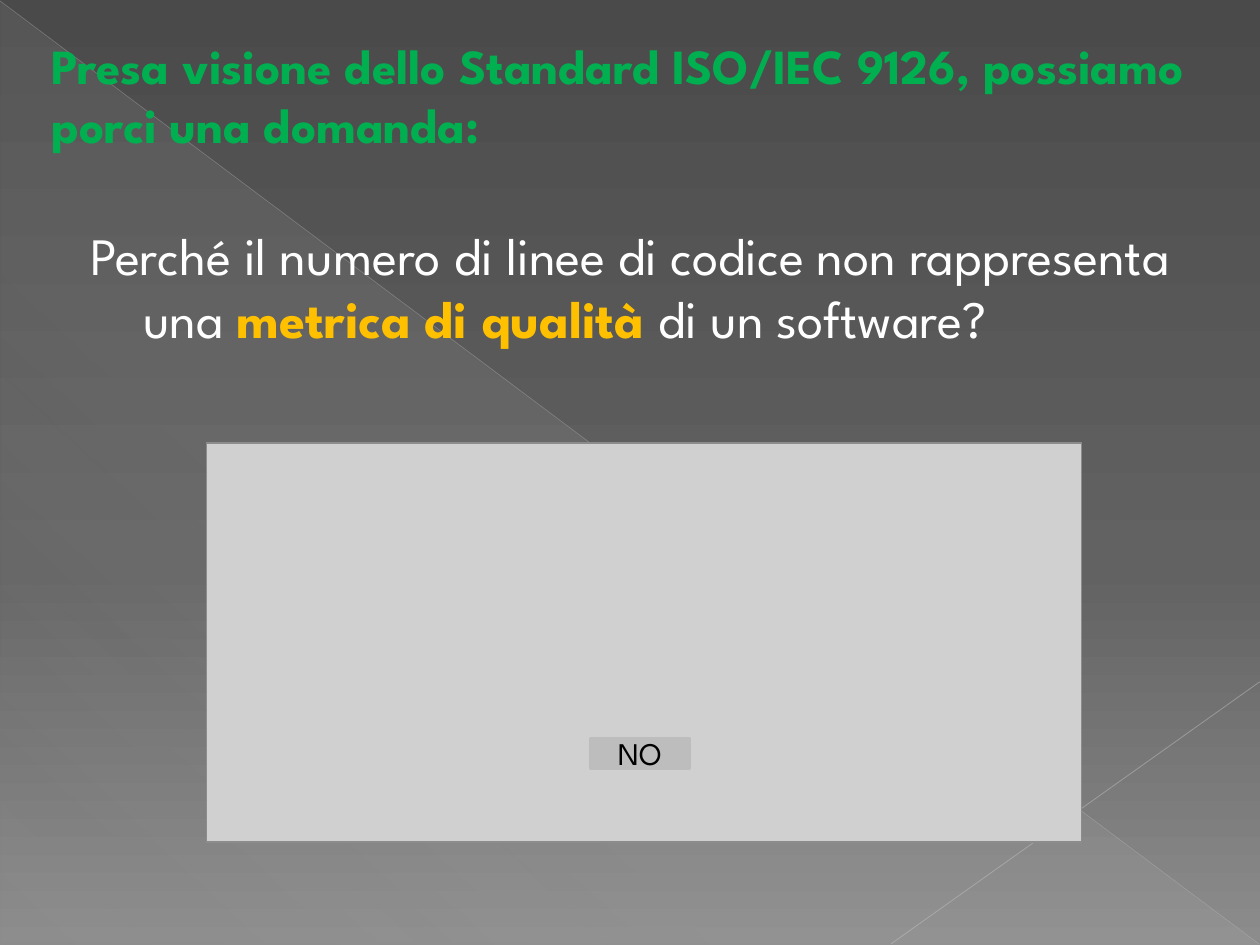
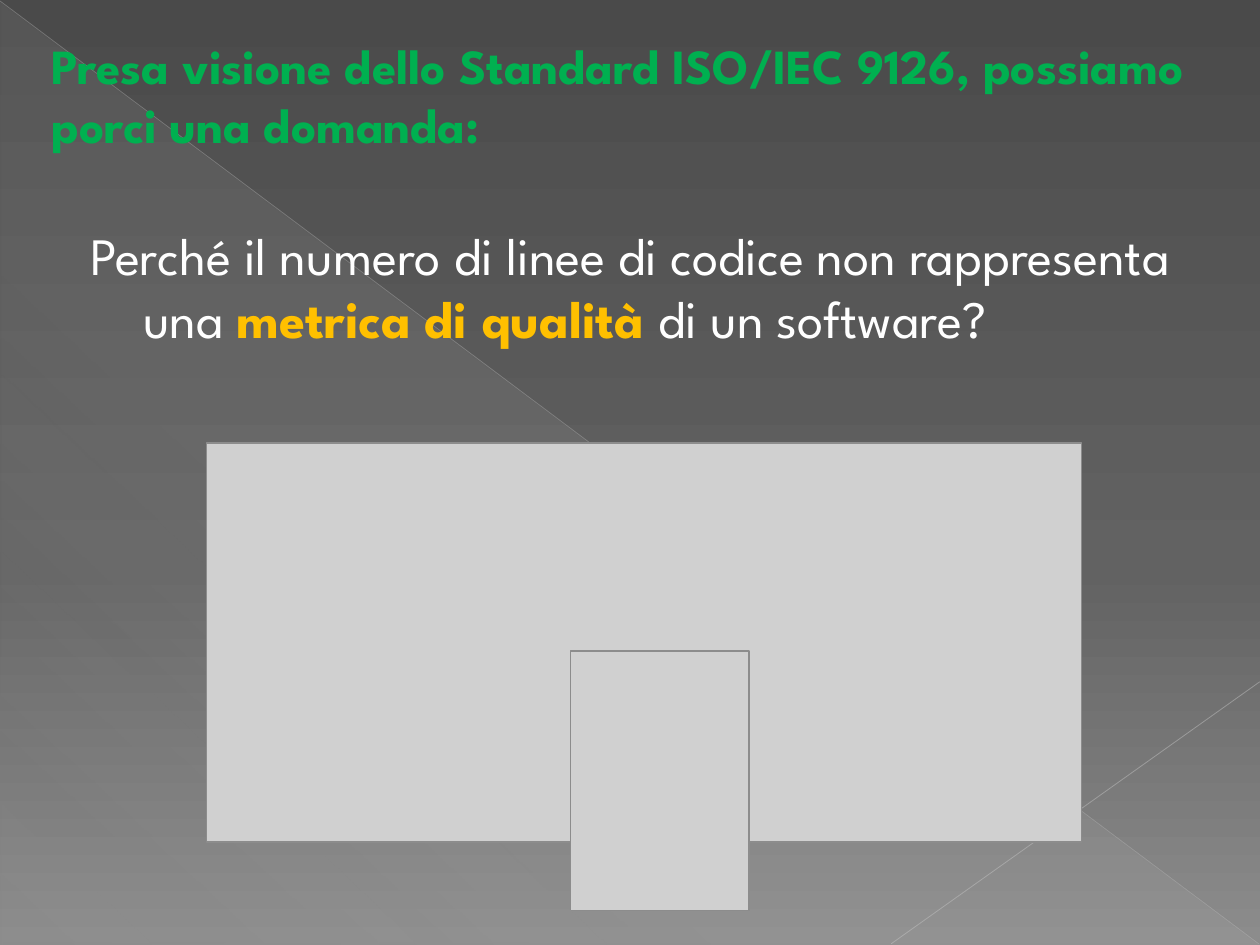
Before and after one commit to yan0z/ISW, a slide deck: slide 14 of Quesito 5 Team/Metrica – Linee di codice.pptx. Drawn at 1260x945 pixels with LibreOffice and Linux fonts; fonts in the diff are those of the drawing; grey boxes stand for pictures. Boxes give left, top, right and bottom in pixels: in the first picture for what was removed or moved away, otherwise in the second. Text is boxed around its words. In the diff, an @@ line names an element or a change of style, - is before the commit and + after.

```diff
--- a/Quesito 5 Team/Metrica – Linee di codice.pptx
+++ b/Quesito 5 Team/Metrica – Linee di codice.pptx
@@ picture added at [571, 651, 750, 911] @@
@@ rectangle removed at [591, 738, 689, 767] @@
-NO
```
Also in this commit, not shown: 3 other slides changed, 2 slides added, 3 slides removed, 16 other files.
